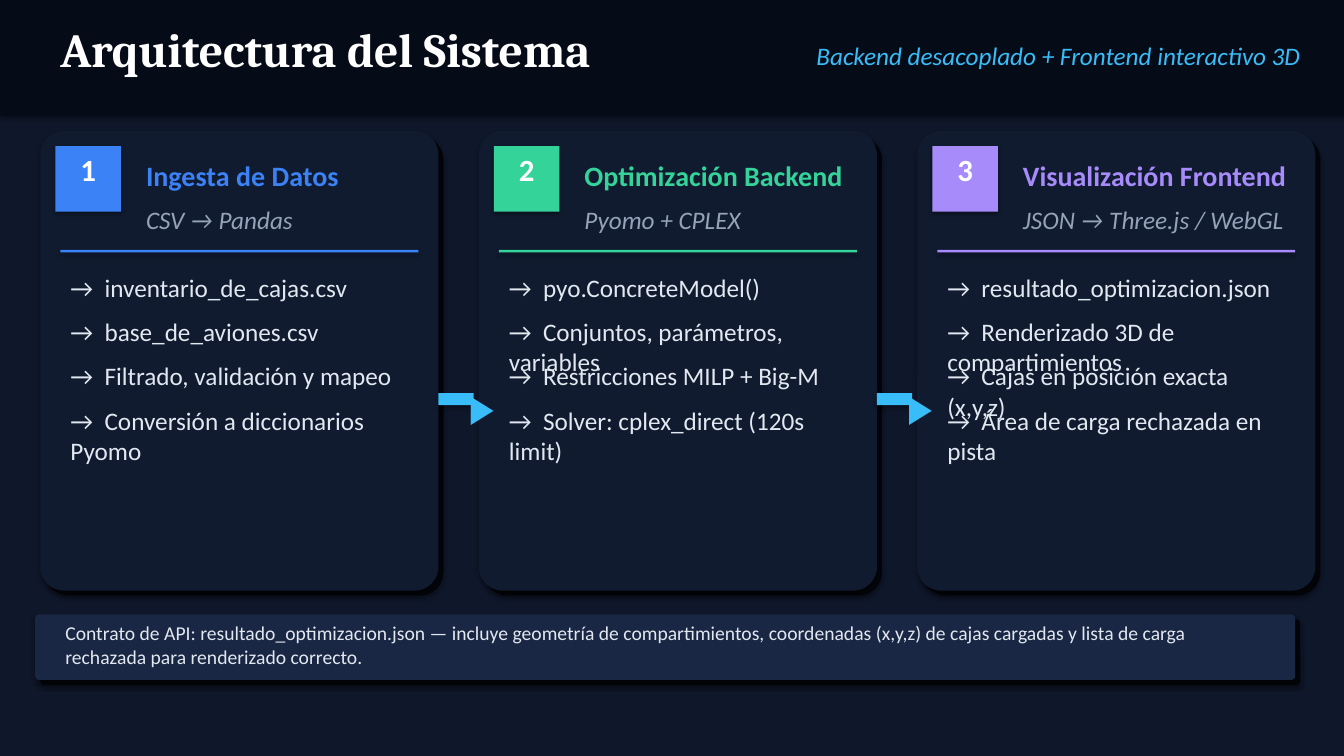
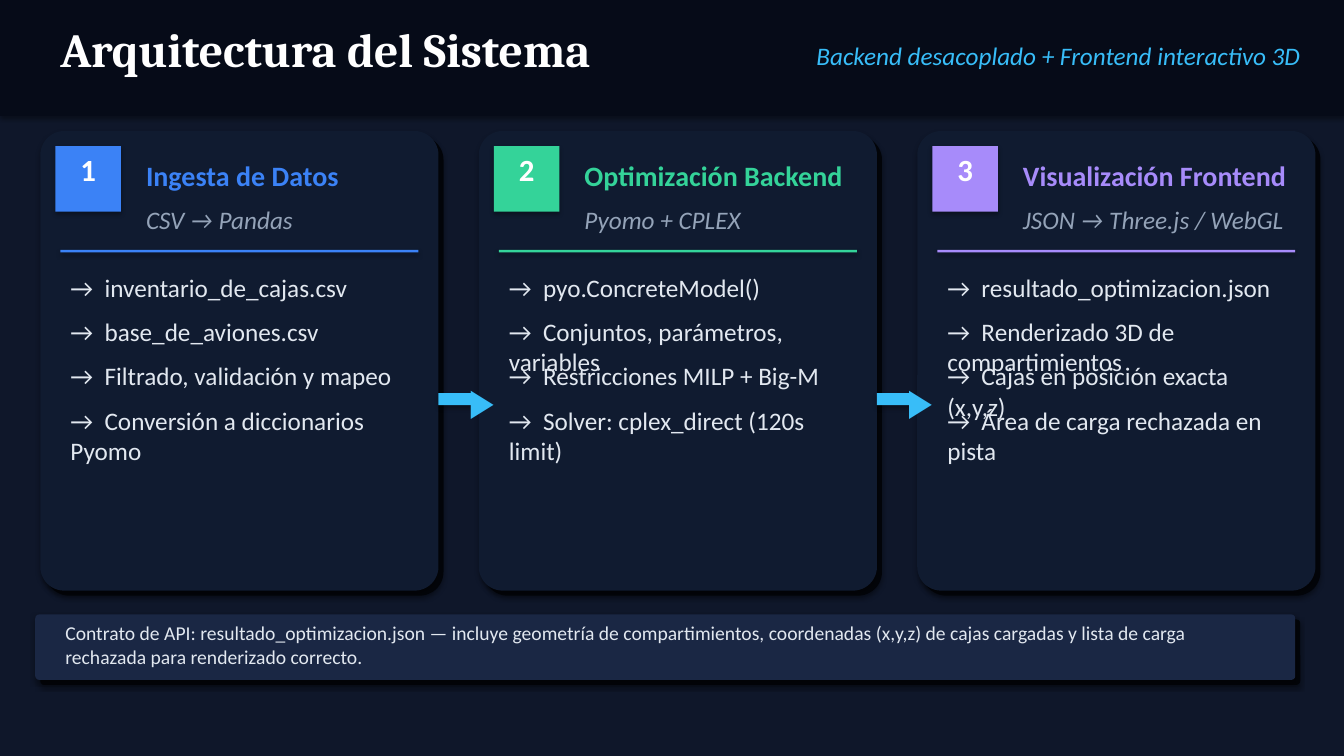
Before and after one commit to Duranzzz/FlightLoad-Optimizer, a slide deck: slide 8 of docs/Optimizacion_Carga_Aeroportuaria.pptx. Drawn at 1344x756 pixels with LibreOffice and Linux fonts; fonts in the diff are those of the drawing. Boxes give left, top, right and bottom in pixels: in the first picture for what was removed or moved away, otherwise in the second. Text is boxed around its words. In the diff, an @@ line names an element or a change of style, - is before the commit and + after.

```diff
--- a/docs/Optimizacion_Carga_Aeroportuaria.pptx
+++ b/docs/Optimizacion_Carga_Aeroportuaria.pptx
@@ text "▶": place and size @@
-text "▶" at (459, 378, 499, 436)
+text "▶" at (459, 372, 499, 430)
@@ text "▶": place and size @@
-text "▶" at (897, 378, 938, 436)
+text "▶" at (897, 372, 938, 430)
```
Also in this commit, not shown: 1 other slide changed, 1 slide added.
